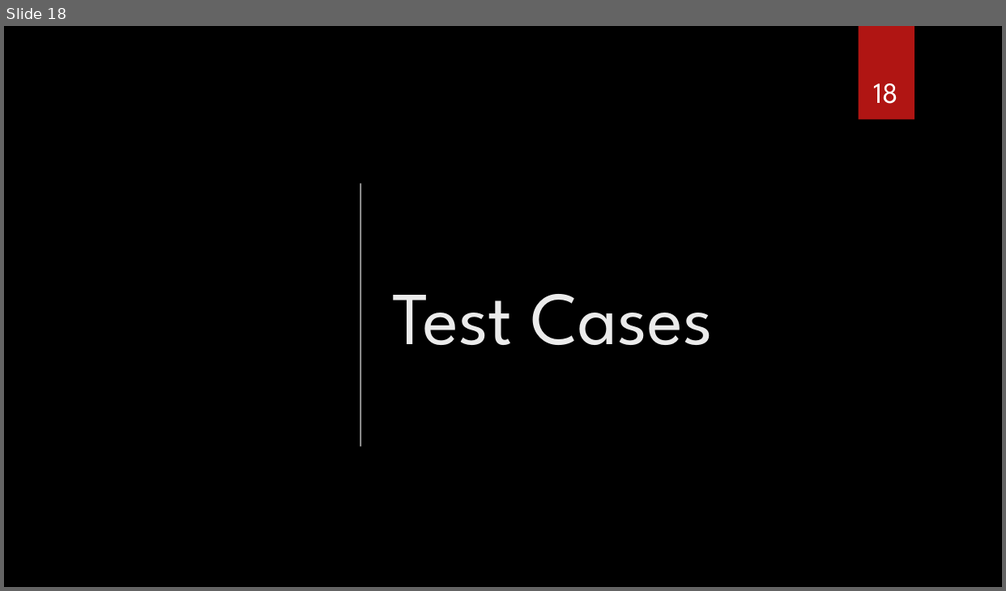
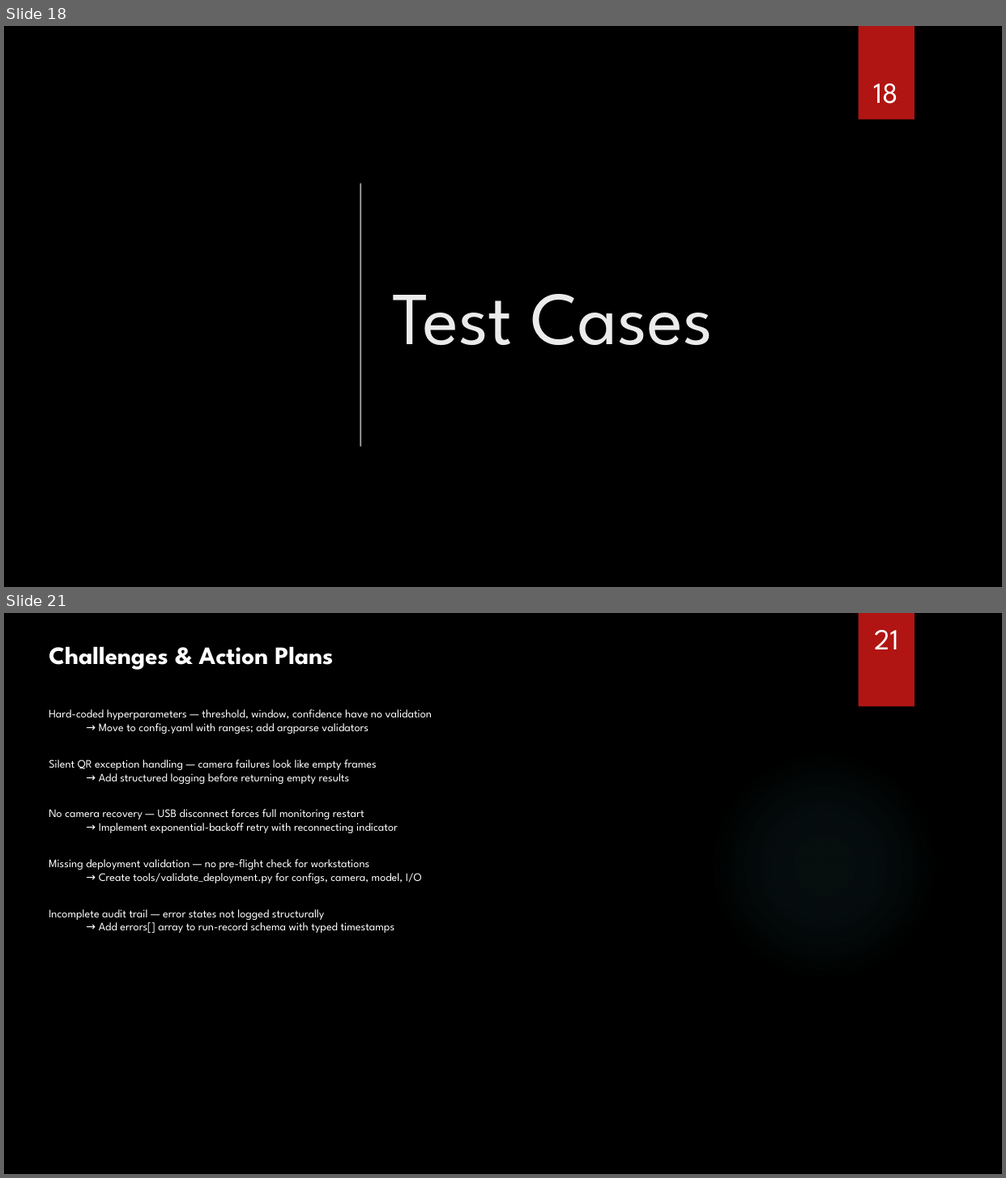
Before and after one commit to SeniorDesignBehrend/AIBI-Computer-Vision-for-Manufacturing, a slide deck: docs/reports/senior_design3.pptx. Shown one above the other, each under a label of ours: slide 18 before the commit, slides 18 and 21 after it; the slides between them are not shown. The pictures are 1006x591 and 1006x1178 pixels, drawn with LibreOffice and Linux fonts; fonts in the diff are those of the drawing; grey boxes stand for pictures; background and template pictures are left out. Boxes give left, top, right and bottom in pixels: in the first picture for what was removed or moved away, otherwise in the second. Text is boxed around its words. In the diff, an @@ line names an element or a change of style, - is before the commit and + after.

Commit message:
Fixed an issue with the camera worker and updated the main window to reflect the changes. Also added new videos and a new image for visualization purposes. Updated the reports with the latest information.

```diff
--- a/docs/reports/senior_design3.pptx
+++ b/docs/reports/senior_design3.pptx
@@ slide 21 added at <box>4,613,1002,1174</box>, background picture (left out) @@
@@ rectangle added at <box>859,613,914,707</box>, fill #B01513 @@
@@ page number added at <box>874,630,898,649</box>, 28 pt, text #FFFFFF @@
+21
@@ text added at <box>49,646,333,670</box>, 24 pt, text #FFFFFF, bold @@
+Challenges & Action Plans
@@ text added at <box>49,709,432,933</box>, 11 pt, text #FFFFFF @@
+Hard-coded hyperparameters — threshold, window, confidence have no validation
+  → Move to config.yaml with ranges; add argparse validators
+Silent QR exception handling — camera failures look like empty frames
+  → Add structured logging before returning empty results
+No camera recovery — USB disconnect forces full monitoring restart
+  → Implement exponential-backoff retry with reconnecting indicator
+Missing deployment validation — no pre-flight check for workstations
+  → Create tools/validate_deployment.py for configs, camera, model, I/O
+Incomplete audit trail — error states not logged structurally
+  → Add errors[] array to run-record schema with typed timestamps
@@ ellipse added at <box>709,750,939,981</box>, fill gradient #50B9C1 @@
```
Also in this commit, not shown: 17 slides changed, 8 other slides added, 9 slides removed, 11 other files.
